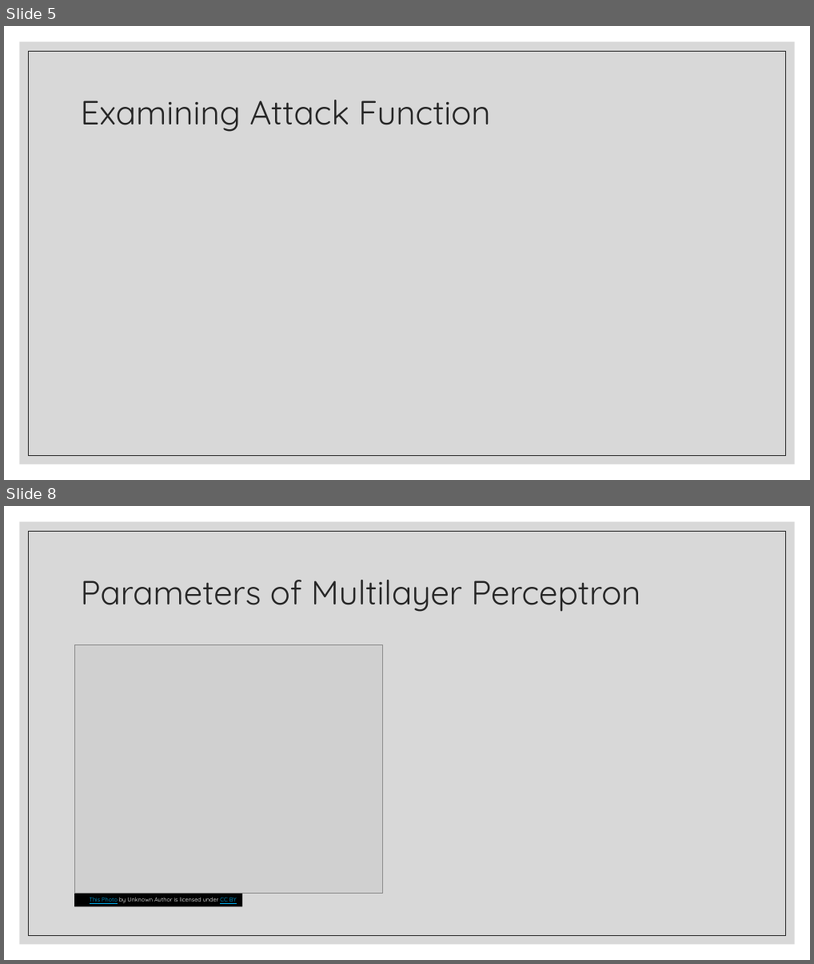
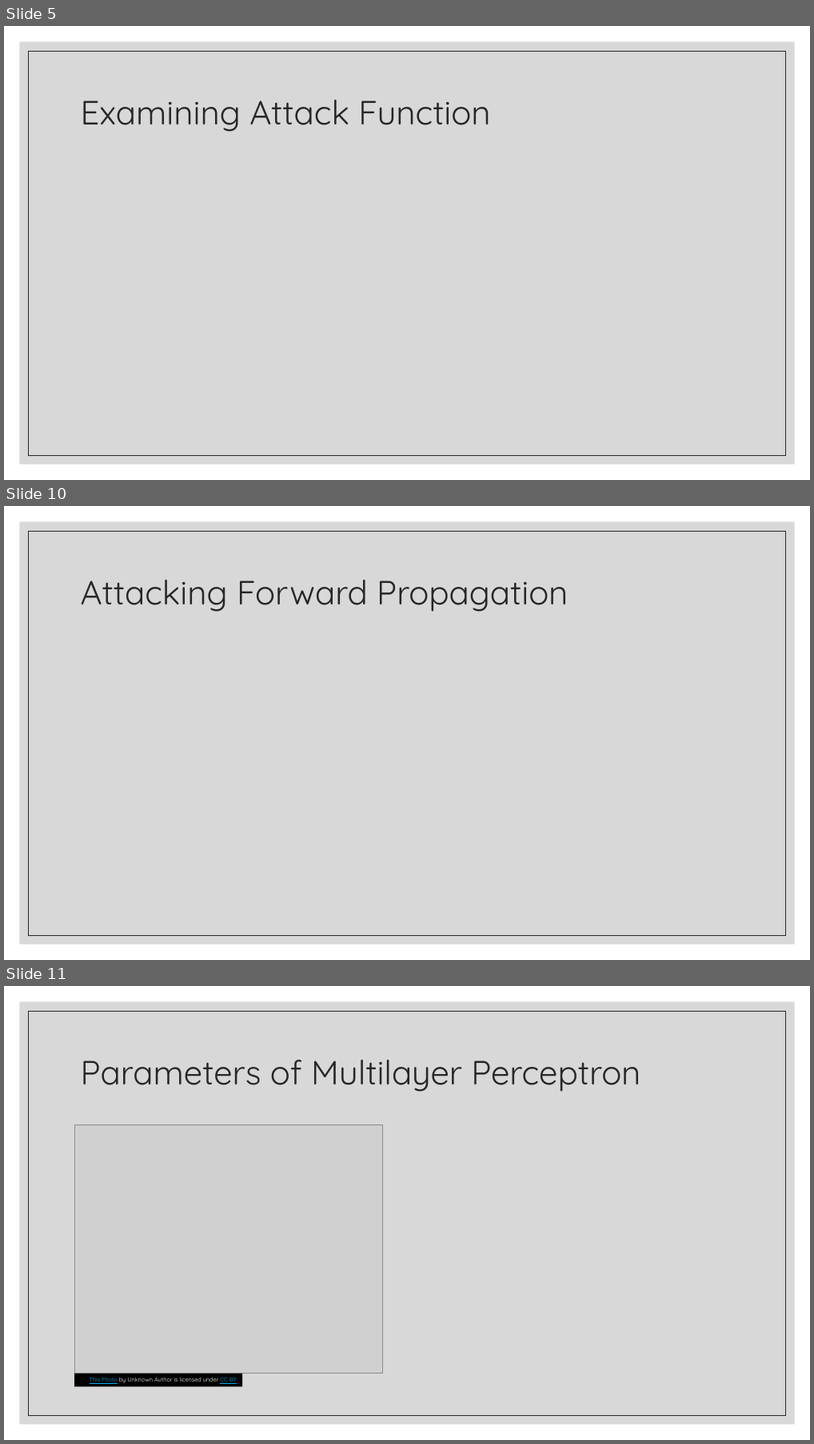
Before and after one commit to landonbuell/Convolutional-Neural-Networks, a slide deck: Presentations/09_04_2020/Modeling Attack Functions.pptx. Shown one above the other, each under a label of ours: slides 5 and 8 before the commit, slides 5, 10 and 11 after it; the slides between them are not shown. The pictures are 814x964 and 814x1444 pixels, drawn with LibreOffice and Linux fonts; fonts in the diff are those of the drawing; grey boxes stand for pictures. Boxes give left, top, right and bottom in pixels: in the first picture for what was removed or moved away, otherwise in the second. Text is boxed around its words. In the diff, an @@ line names an element or a change of style, - is before the commit and + after.

```diff
--- a/Presentations/09_04_2020/Modeling Attack Functions.pptx
+++ b/Presentations/09_04_2020/Modeling Attack Functions.pptx
@@ slide 10 added at <box>4,506,810,960</box>, background #FFFFFF; not listed: 2 template elements that a slide beside it also shows @@
@@ title added at <box>81,580,568,612</box>, 40 pt, text #262626 @@
+Attacking Forward Propagation
@@ what was slide 8 is now slide 11 @@
```
Also in this commit, not shown: 1 slide changed, 5 other slides added, 5 other files.
